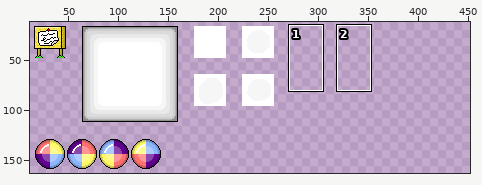
Sprite sheet -- Assets/Art/PrototypeSprites.png. The first picture is a wide view before the edit; the outline marks the close-up.
Close-up. Old version:
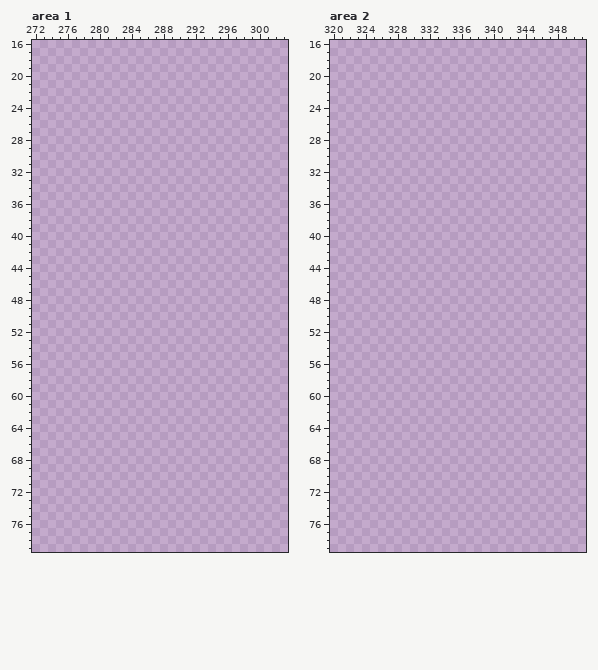
The file is 470x470 pixels. Colours within 5 levels of each other are drawn and written as one. Shown: area 1: x 272..303, y 16..79; area 2: x 320..351, y 16..79. The wide view leaves out empty margins. The commit also changed other parts of the picture, which this record leaves out.
Palette (. is transparent): 
Once edited:
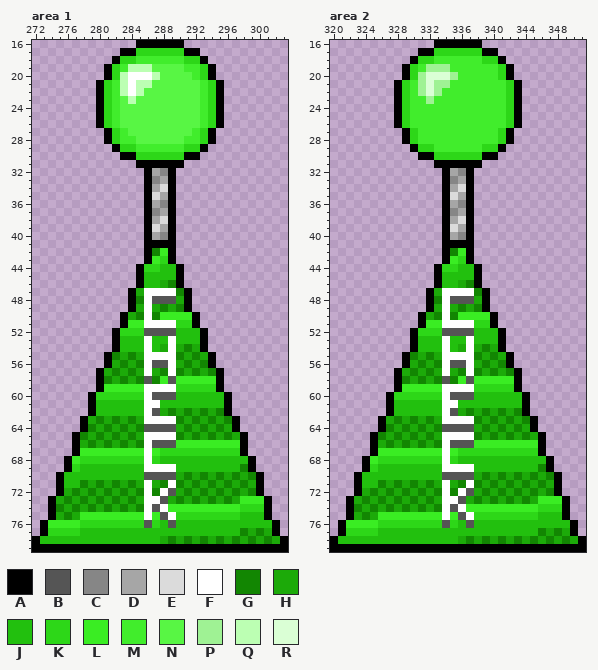
Colours new in this view: A #000000  B #555555  C #868686  D #a6a6a6  E #dbdbdb  F #ffffff  G #128602  H #1caa09  J #22c00e  K #2dd718  L #3aed23  M #41ed2c  N #58f644  P #9ff294  Q #bcffb3  R #daffd5
What changed:
Changed rows in their new state; - is an unchanged pixel.
Area 1:
first column x 272:
16 -------------AAAAAA-------------
17 -----------AAKKKKKKAA-----------
18 ----------AKKMMMMMMKKA----------
19 ---------AKMQQQNNNNMMKA---------
20 ---------AKQFFFQNNNNMKA---------
21 --------AKMQFQQNNNNNNMKA--------
22 --------AKMQFQNNNNNNNMKA--------
23 --------AKMNQNNNNNNNNMKA--------
24 --------AKMNNNNNNNNNNMKA--------
25 --------AKMNNNNNNNNNNMKA--------
26 --------AKMNNNNNNNNNNMKA--------
27 ---------AKMNNNNNNNNMKA---------
28 ---------AKMMNNNNNNMMKA---------
29 ----------AKKMMMMMMKKA----------
30 -----------AAKKKKKKAA-----------
31 -------------AAAAAA-------------
32 --------------ADCA--------------
33 --------------ACDA--------------
34 --------------ADEA--------------
35 --------------AEDA--------------
36 --------------ADCA--------------
37 --------------ACDA--------------
38 --------------ADEA--------------
39 --------------AEDA--------------
40 --------------ADCA--------------
41 --------------AAAA--------------
42 --------------AGLA--------------
43 --------------ALKA--------------
44 -------------AKKJJA-------------
45 -------------AJJJJA-------------
46 -------------AJJHGA-------------
47 ------------AHFFFFGA------------
48 ------------AGFBBBHA------------
49 ------------AHFHGHGA------------
50 -----------AHGFGLLLLA-----------
51 -----------ALLFFFFKKA-----------
52 ----------AKKKBBBBJJJA----------
53 ----------AJJJFJJFJJJA----------
54 ----------AJJJFJHFHGHA----------
55 ---------AGHGHFFFFGHGHA---------
56 ---------AHGHGFBBFHGHGA---------
57 --------AHGHGHFHGFGHGHGA--------
58 --------AGHGHGBGLBLLLLLA--------
59 --------ALLLLLFFFFKKKKKA--------
60 -------AKKKKKKFBBBJJJJJJA-------
61 -------AJJJJJJFFJJJJJJJJA-------
62 -------AJJJJJJFBHGHGHGHGA-------
63 ------AHGHGHGHFFFFGHGHGHGA------
64 ------AGHGHGHGBBBBHGHGHGHA------
65 -----AGHGHGHGHFFFFGHGHGHGHA-----
66 -----AHGHGHGHGFBBBLLLLLLLLA-----
67 -----ALLLLLLLLFLKKKKKKKKKKA-----
68 ----ALKKKKKKKKFKJJJJJJJJJJJA----
69 ----AKJJJJJJJJFFFFJJJJJJJJGA----
70 ---AJJJJJJJJJJBBBBHGHGHGHGHGA---
71 ---AJJGHGHGHGHFHGFGHGHGHGHGHA---
72 ---AHGHGHGHGHGFGFBHGHGHGHGHGA---
73 --AHGHGHGHGHGHFFBHGHGHGHGHLLLA--
74 --AGHGHGHGHGHGFBFLLLLLLLLLKKKA--
75 --AHGHLLLLLLLLFLBFKKKKKKKKJJJA--
76 -ALLLLKKKKKKKKBKJBJJJJJJJJJJJJA-
77 -AKKKKJJJJJJJJJJJJJJJJJJJJGHGHA-
78 AJJJJJJJJJJJJJJJHGHGHGHGHGHGHGHA
79 AAAAAAAAAAAAAAAAAAAAAAAAAAAAAAAA
Area 2:
first column x 320:
16 -------------AAAAAA-------------
17 -----------AAKKKKKKAA-----------
18 ----------AKKMMMMMMKKA----------
19 ---------AKMPPPMMMMMMKA---------
20 ---------AKPRRRPMMMMMKA---------
21 --------AKMPRPPMMMMMMMKA--------
22 --------AKMPRPMMMMMMMMKA--------
23 --------AKMMPMMMMMMMMMKA--------
24 --------AKMMMMMMMMMMMMKA--------
25 --------AKMMMMMMMMMMMMKA--------
26 --------AKMMMMMMMMMMMMKA--------
27 ---------AKMMMMMMMMMMKA---------
28 ---------AKMMMMMMMMMMKA---------
29 ----------AKKMMMMMMKKA----------
30 -----------AAKKKKKKAA-----------
31 -------------AAAAAA-------------
32 --------------ADCA--------------
33 --------------ACDA--------------
34 --------------ADEA--------------
35 --------------AEDA--------------
36 --------------ADCA--------------
37 --------------ACDA--------------
38 --------------ADEA--------------
39 --------------AEDA--------------
40 --------------ADCA--------------
41 --------------AAAA--------------
42 --------------AGLA--------------
43 --------------ALKA--------------
44 -------------AKKJJA-------------
45 -------------AJJJJA-------------
46 -------------AJJHGA-------------
47 ------------AHFFFFGA------------
48 ------------AGFBBBHA------------
49 ------------AHFHGHGA------------
50 -----------AHGFGLLLLA-----------
51 -----------ALLFFFFKKA-----------
52 ----------AKKKBBBBJJJA----------
53 ----------AJJJFJJFJJJA----------
54 ----------AJJJFJHFHGHA----------
55 ---------AGHGHFFFFGHGHA---------
56 ---------AHGHGFBBFHGHGA---------
57 --------AHGHGHFHGFGHGHGA--------
58 --------AGHGHGBGLBLLLLLA--------
59 --------ALLLLLFFFFKKKKKA--------
60 -------AKKKKKKFBBBJJJJJJA-------
61 -------AJJJJJJFFJJJJJJJJA-------
62 -------AJJJJJJFBHGHGHGHGA-------
63 ------AHGHGHGHFFFFGHGHGHGA------
64 ------AGHGHGHGBBBBHGHGHGHA------
65 -----AGHGHGHGHFFFFGHGHGHGHA-----
66 -----AHGHGHGHGFBBBLLLLLLLLA-----
67 -----ALLLLLLLLFLKKKKKKKKKKA-----
68 ----ALKKKKKKKKFKJJJJJJJJJJJA----
69 ----AKJJJJJJJJFFFFJJJJJJJJGA----
70 ---AJJJJJJJJJJBBBBHGHGHGHGHGA---
71 ---AJJGHGHGHGHFHGFGHGHGHGHGHA---
72 ---AHGHGHGHGHGFGFBHGHGHGHGHGA---
73 --AHGHGHGHGHGHFFBHGHGHGHGHLLLA--
74 --AGHGHGHGHGHGFBFLLLLLLLLLKKKA--
75 --AHGHLLLLLLLLFLBFKKKKKKKKJJJA--
76 -ALLLLKKKKKKKKBKJBJJJJJJJJJJJJA-
77 -AKKKKJJJJJJJJJJJJJJJJJJJJGHGHA-
78 AJJJJJJJJJJJJJJJHGHGHGHGHGHGHGHA
79 AAAAAAAAAAAAAAAAAAAAAAAAAAAAAAAA
